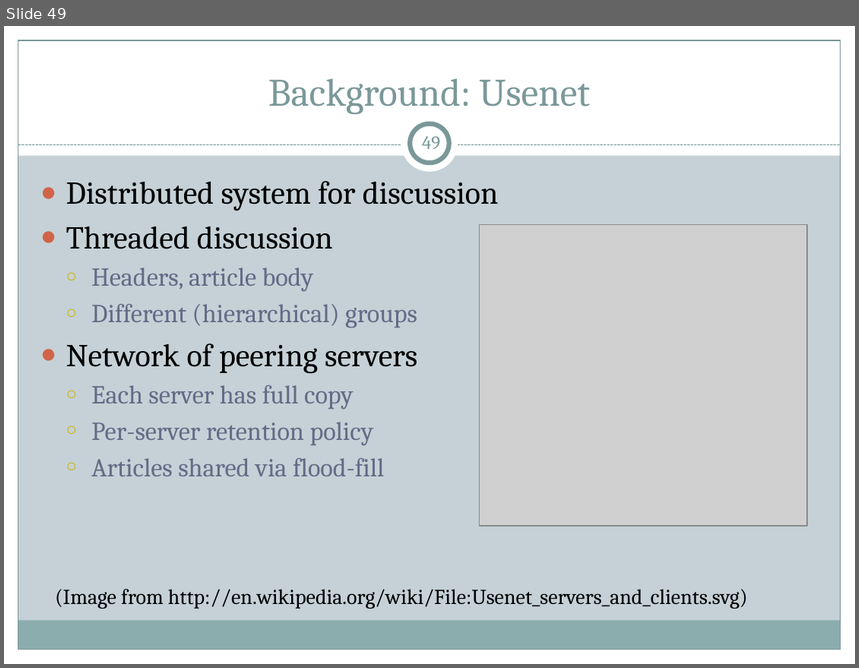
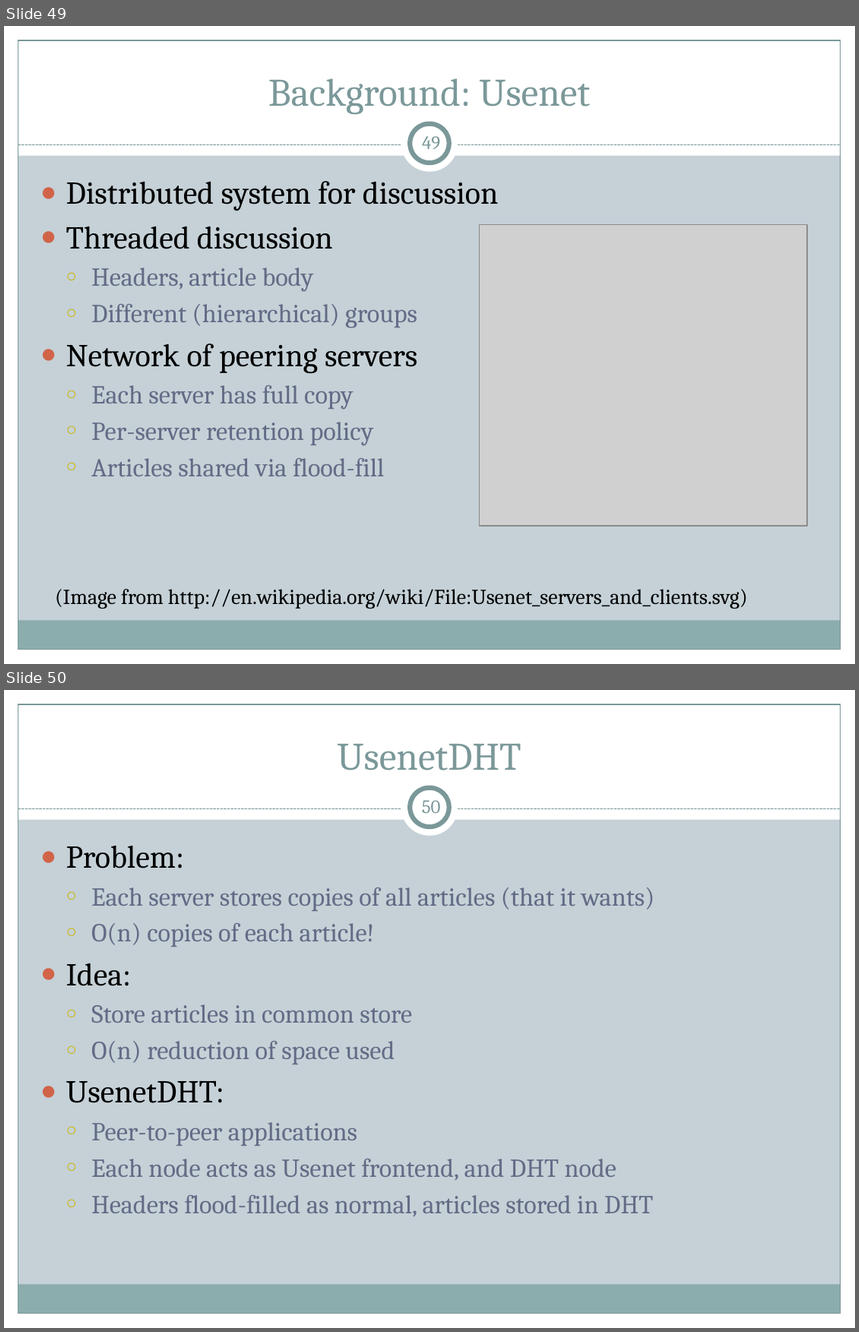
Before and after one commit to cs525-koala/documents, a slide deck: p2p/P2P Apps.pptx. Shown one above the other, each under a label of ours: slide 49 before the commit, slides 49 and 50 after it. The pictures are 859x668 and 859x1332 pixels, drawn with LibreOffice and Linux fonts; fonts in the diff are those of the drawing; grey boxes stand for pictures. Boxes give left, top, right and bottom in pixels: in the first picture for what was removed or moved away, otherwise in the second. Text is boxed around its words. In the diff, an @@ line names an element or a change of style, - is before the commit and + after.

Commit message:
presentation: main slide on usenetdht

```diff
--- a/p2p/P2P Apps.pptx
+++ b/p2p/P2P Apps.pptx
@@ slide 50 added at box(4, 690, 855, 1328), background #C5D1D7; not listed: 9 template elements that a slide beside it also shows @@
@@ title added at box(337, 743, 521, 771), 33 pt, text #7C999A @@
+UsenetDHT
@@ page number added at box(422, 800, 441, 813), 16 pt, text #7C999A @@
+50
@@ text added at box(66, 845, 655, 1217), 22 pt, text #646B86 @@
+● Problem:
+  ○ Each server stores copies of all articles (that it wants)
+  ○ O(n) copies of each article!
+● Idea:
+  ○ Store articles in common store
+  ○ O(n) reduction of space used
+● UsenetDHT:
+  ○ Peer-to-peer applications
+  ○ Each node acts as Usenet frontend, and DHT node
+  ○ Headers flood-filled as normal, articles stored in DHT
```
